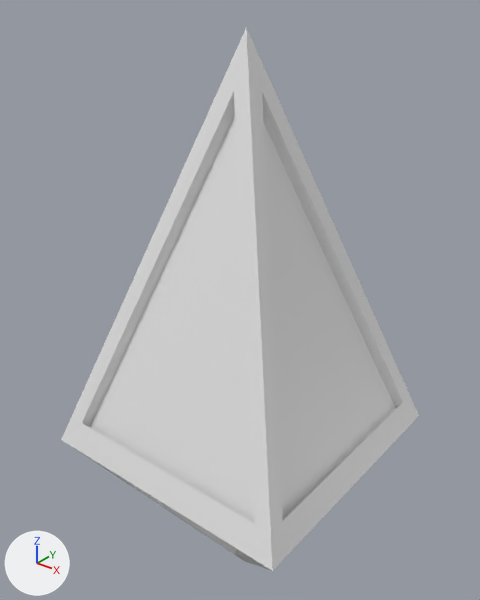
Renders of the Blender file Assets/Blender/BossHeadDraft2.blend from each side of a commit.
Rendered twice from a 50 mm lens placed at (2.64, -3.36, 3.18), pointed at (-0.12, 0.09, 1.04). Lighting does not change. The marker at lower left points along +X, +Y and +Z.
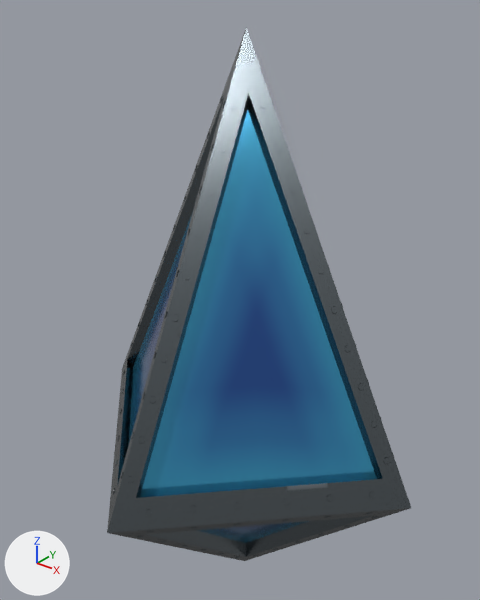
Where the change shows, as pixel boxes [x1, y1, x2, y2] in the pictures (480 x 600 px):
'Cube', reshaped, turned, modifiers changed
    before: [61, 27, 419, 571]
    after: [107, 27, 411, 561]
part 1 of me_cube_001, added
    after: [107, 27, 411, 561]

Diff of the bpy script that builds the scene:
```diff
--- a/Assets/Blender/BossHeadDraft2.blend.py
+++ b/Assets/Blender/BossHeadDraft2.blend.py
@@ img_material_001_metallic @@
+img_material_001_metallic = load_image('Material.001 Metallic', '../materials/Material.001 Metallic.png', 1024, 1024, 'Non-Color')
@@ img_cube_base_color @@
+img_cube_base_color = load_image('Cube Base Color', '../materials/Cube Base Color.png', 1024, 1024, 'sRGB')
@@ img_material_001_roughness @@
+img_material_001_roughness = load_image('Material.001 Roughness', '../materials/Material.001 Roughness.png', 1024, 1024, 'Non-Color')
@@ mat_material_001 @@
+mat_material_001 = bpy.data.materials.new('Material.001')
+# uses the picture img_cube_base_color
+# uses the picture img_material_001_metallic
+# uses the picture img_material_001_roughness
@@ me_cube_001 @@
 # used by ob_cube; location = (0.0, 0.0, 0.0); scale = (1.0, 1.0, 2.91)
-me_cube_001.from_pydata(...)  # 39 vertices, 22 faces; spans x 0.0..1.0, y 0.0..1.0, z -0.494..1.0
+me_cube_001.from_pydata(...)  # 3328 vertices, 1832 faces; spans x -1.0..1.0, y -1.0..1.0, z -0.494..1.0
+# me_cube_001 part 1: 3289 vertices added at x -1.0..1.0, y -1.0..1.0, z -0.433..0.929
+me_cube_001.materials.append(mat_material_001)
@@ ob_cube @@
 ob_cube.location = (0.0, 0.0, 0.0)
+ob_cube.rotation_euler = (0.0, 0.0, 0.785)  # degrees (0, 0, 45)
 ob_cube.scale = (1.0, 1.0, 2.91)
-_m = ob_cube.modifiers.new('Mirror', 'MIRROR')
-_m.use_clip = True
-_m = ob_cube.modifiers.new('Mirror.001', 'MIRROR')
-_m.use_axis = (False, True, False)
-_m.use_clip = True
```
